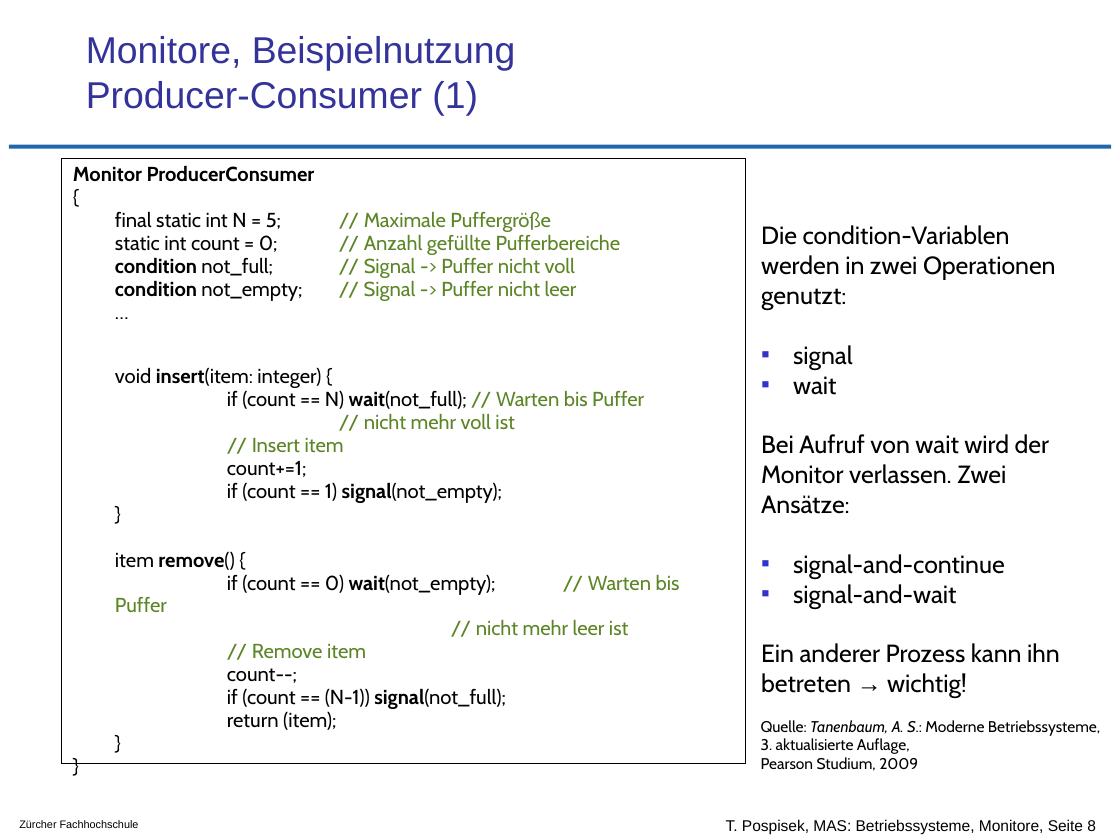
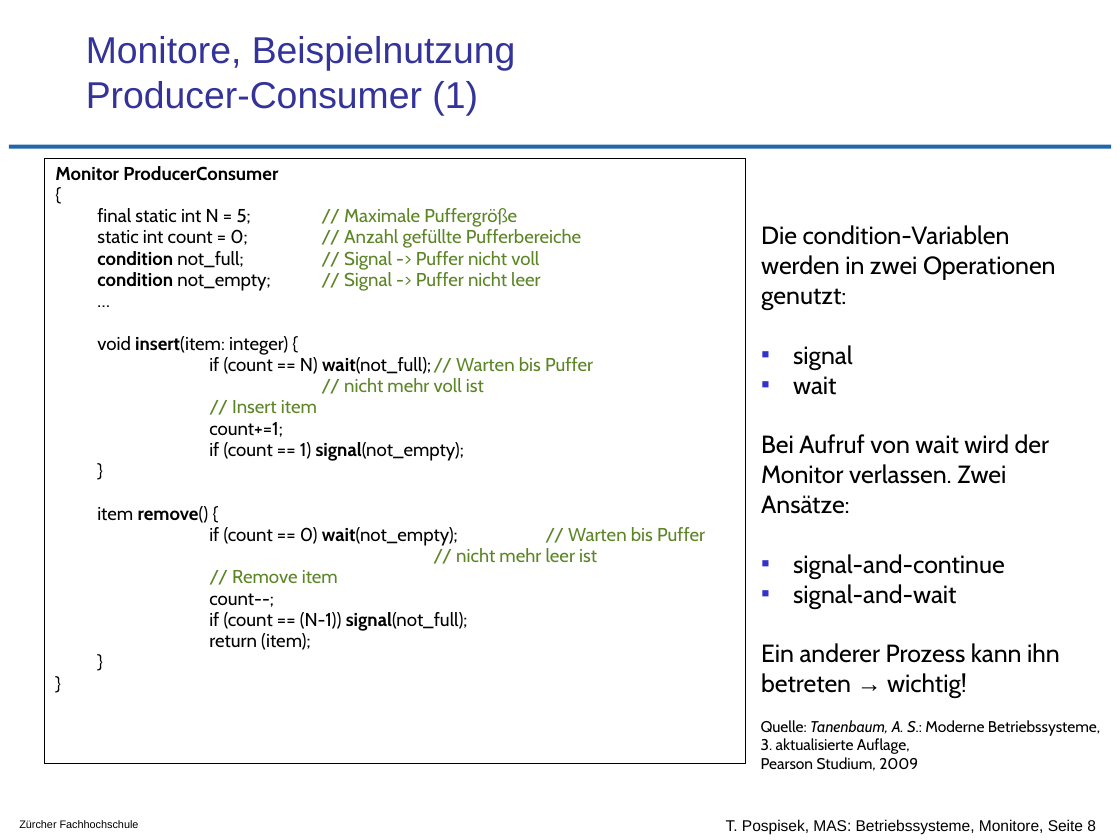
Before and after one commit to tpo/betriebssysteme, a slide deck: slide 8 of 08_Koordination_und_Synchronisation_Monitore.odp. Drawn at 1120x840 pixels with LibreOffice and Linux fonts; fonts in the diff are those of the drawing; background and template pictures are left out. Boxes give left, top, right and bottom in pixels: in the first picture for what was removed or moved away, otherwise in the second. Text is boxed around its words. In the diff, an @@ line names an element or a change of style, - is before the commit and + after.

```diff
--- a/08_Koordination_und_Synchronisation_Monitore.odp
+++ b/08_Koordination_und_Synchronisation_Monitore.odp
@@ text "Monitor ProducerConsumer": place and size @@
-text "Monitor ProducerConsumer" at bbox=[62, 158, 745, 764]
+text "Monitor ProducerConsumer" at bbox=[44, 158, 745, 764]
@@ text "Monitor ProducerConsumer" at bbox=[44, 158, 745, 764]: size 13 to 12 pt @@
```
Also in this commit, not shown: 12 other slides changed, 1 other file.
